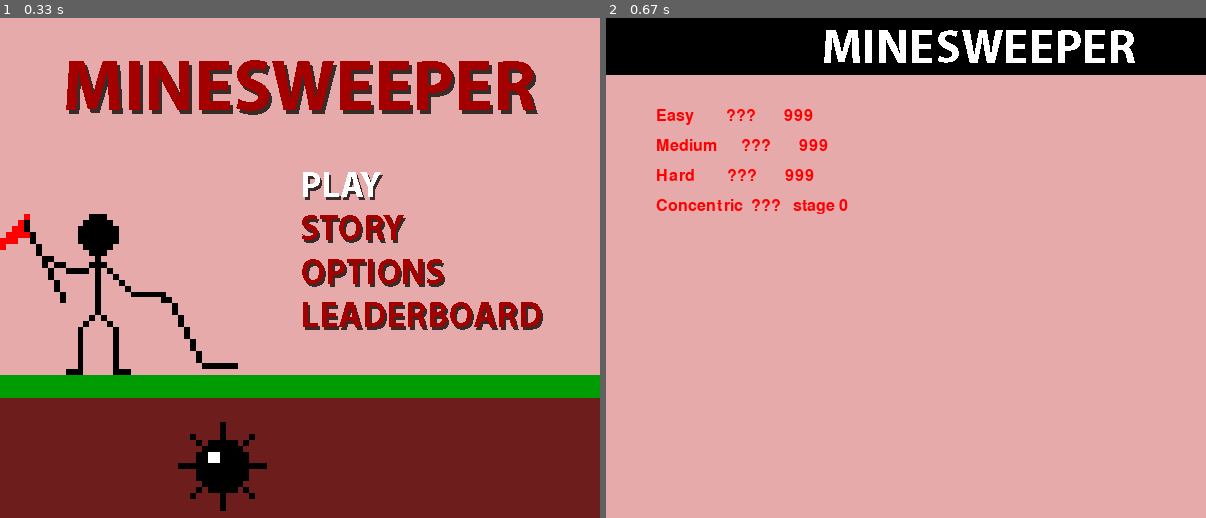
Above: before the commit, frames 1-2 (left to right).
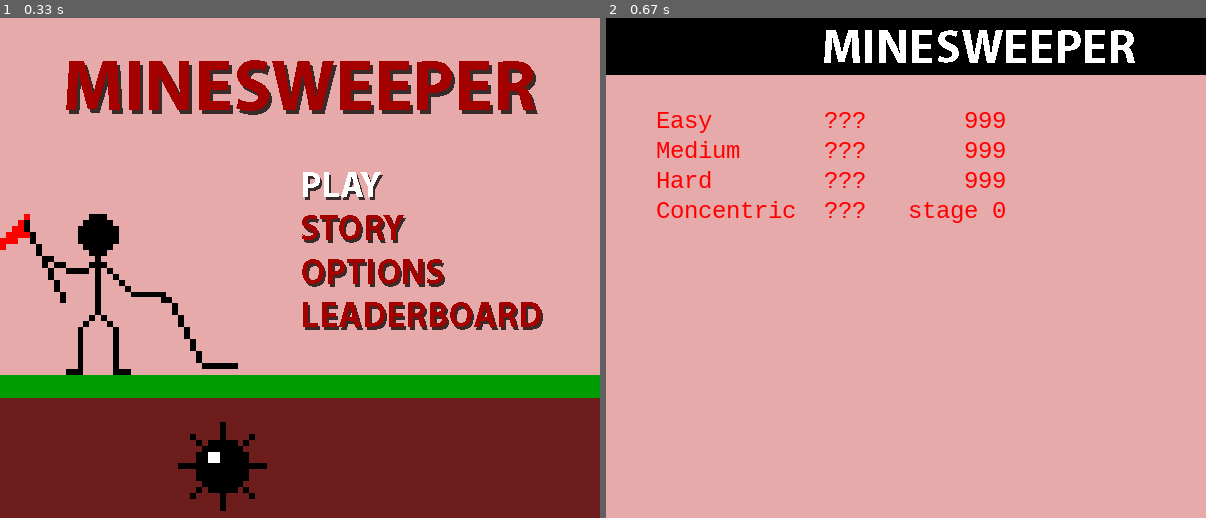
Above: after the commit, the same moments.

Repository: marleysudbury/minesweeper-pygame
Game: pygame game, started from game.py
Two runs of this game, one before a commit and one after it. Both use one fixed random seed, a clock stepped at 60 frames per second and the inputs below.
Inputs (mouse positions are in pixels of both pictures, inside the frame that each line leads up to):
- Up to frame 1 (0.33 s): no input
- Up to frame 2 (0.67 s): click (906, 303) at 0.38 s

Frame 1 is identical in both runs. In frame 2, 2.2% of the frame differs, in the area x 8-67%, y 18-41%.

Commit message:
Multiplatform font support for Windows and Mac (still requires improvement):

Diff:
--- a/game.py
+++ b/game.py
@@ -52,6 +52,7 @@
         self.lost = False
 
         self.load_fonts()
+        pygame.mixer.init()
         self.sounds = {}
         self.load_sounds()
         self.sounds["music"].play(-1)
@@ -744,7 +745,12 @@
     def load_fonts(self):
         """Loads the fonts required for the game."""
         # TODO: make this cope with missing fonts!
-        self.font = pygame.font.SysFont('andalemonottf', 24)
+        if 'andalemonottf' in pygame.font.get_fonts():
+            self.font = pygame.font.SysFont('andalemonottf', 24)
+        else:
+            self.font = pygame.font.SysFont('lucidaconsole', 24)
+
+
 
 
 if __name__ == "__main__":
